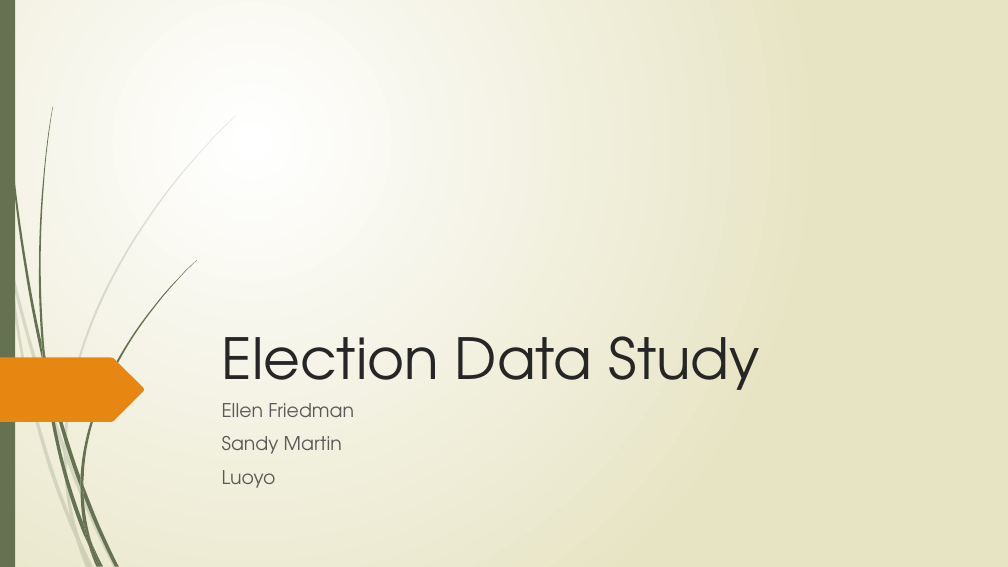
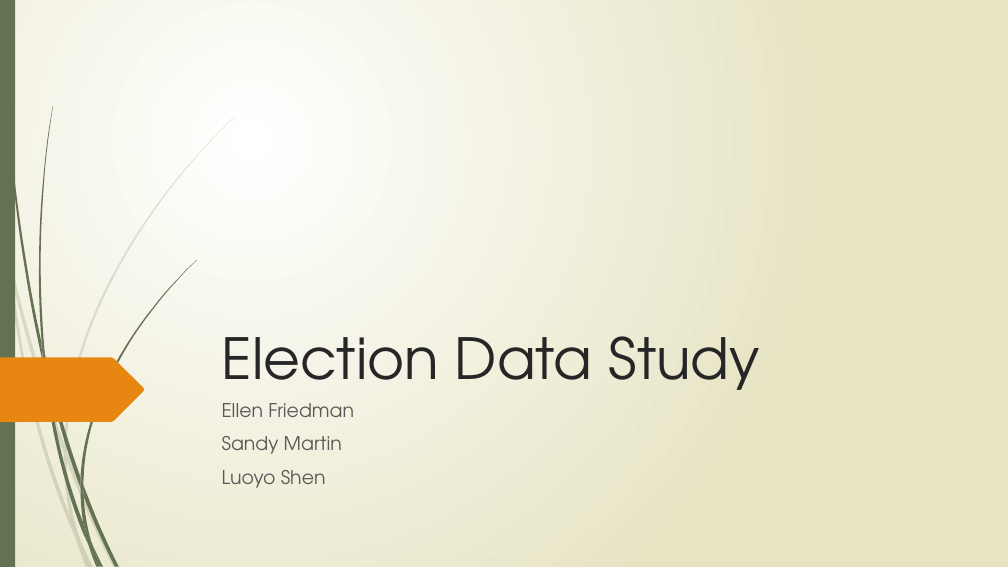
Before and after one commit to smartin25/pythonProject, a slide deck: slide 1 of Election Data Study.pptx. Drawn at 1008x567 pixels with LibreOffice and Linux fonts; fonts in the diff are those of the drawing. Boxes give left, top, right and bottom in pixels: in the first picture for what was removed or moved away, otherwise in the second. Text is boxed around its words. In the diff, an @@ line names an element or a change of style, - is before the commit and + after.

```diff
--- a/Election Data Study.pptx
+++ b/Election Data Study.pptx
@@ subtitle at (x1=222, y1=470, x2=326, y2=488): text changed @@
-Luoyo
+Luoyo Shen
```
Also in this commit, not shown: 4 other slides changed, 2 slides added.
